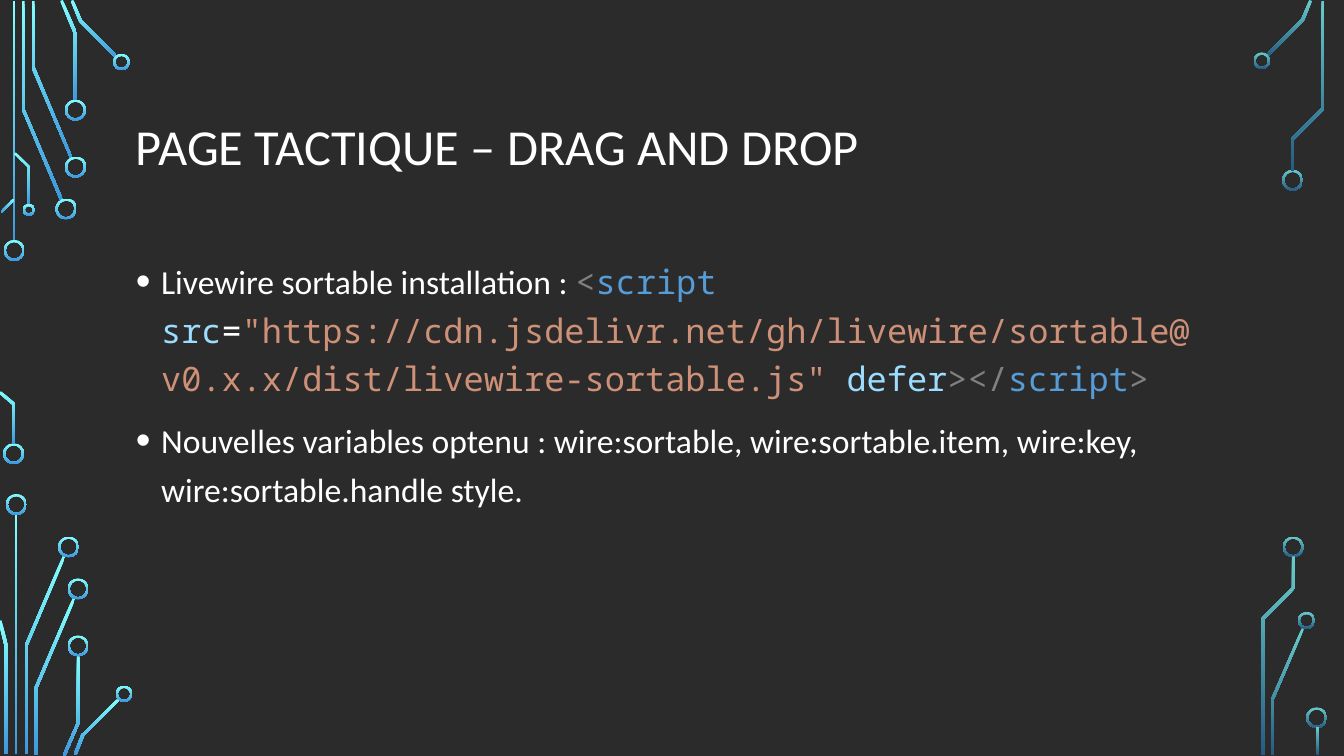
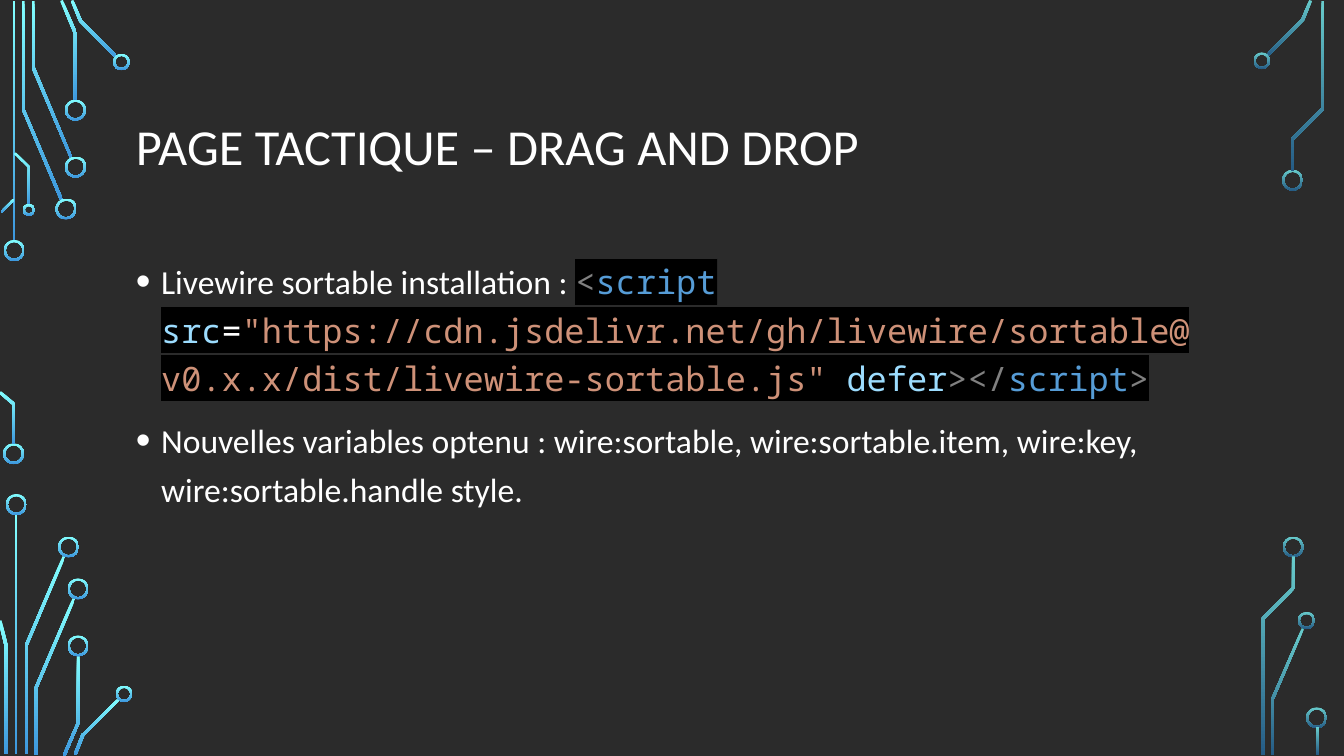
Before and after one commit to errazur/ProjetWeb, a slide deck: slide 13 of Conception-prealable/Stars of football.odp. Drawn at 1344x756 pixels with LibreOffice and Linux fonts; fonts in the diff are those of the drawing; background and template pictures are left out; a plain dark background stands for a picture behind light text. Boxes give left, top, right and bottom in pixels: in the first picture for what was removed or moved away, otherwise in the second. Text is boxed around its words. In the diff, an @@ line names an element or a change of style, - is before the commit and + after.

```diff
--- a/Conception-prealable/Stars of football.odp
+++ b/Conception-prealable/Stars of football.odp
@@ text at [161,268,1190,400]: highlight none to #000000 in "<script src="https://cdn.jsdelivr.net/gh/livewire/sortable@v ..." @@
```
Also in this commit, not shown: 3 other slides changed, 3 other files.
